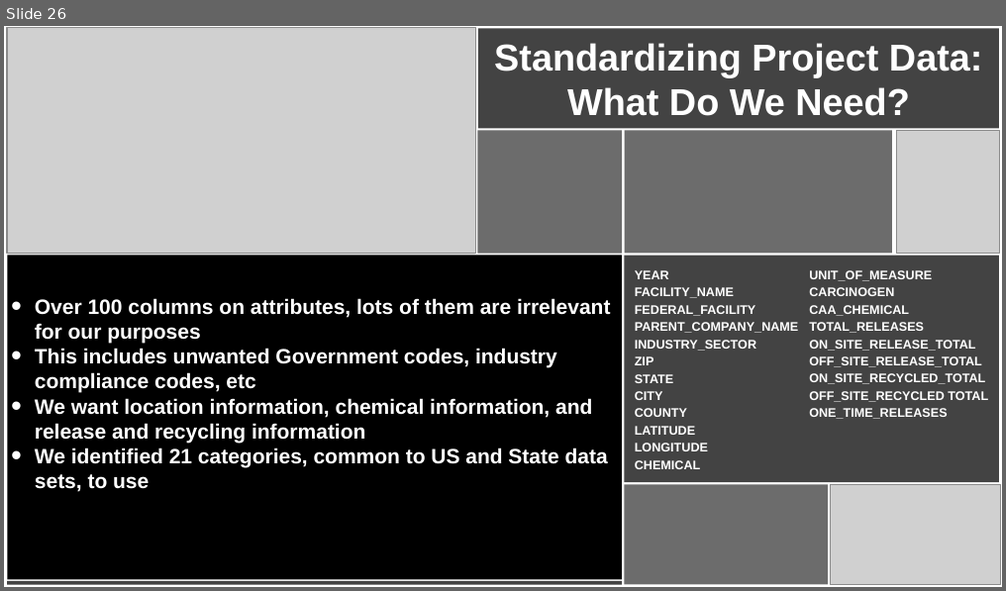
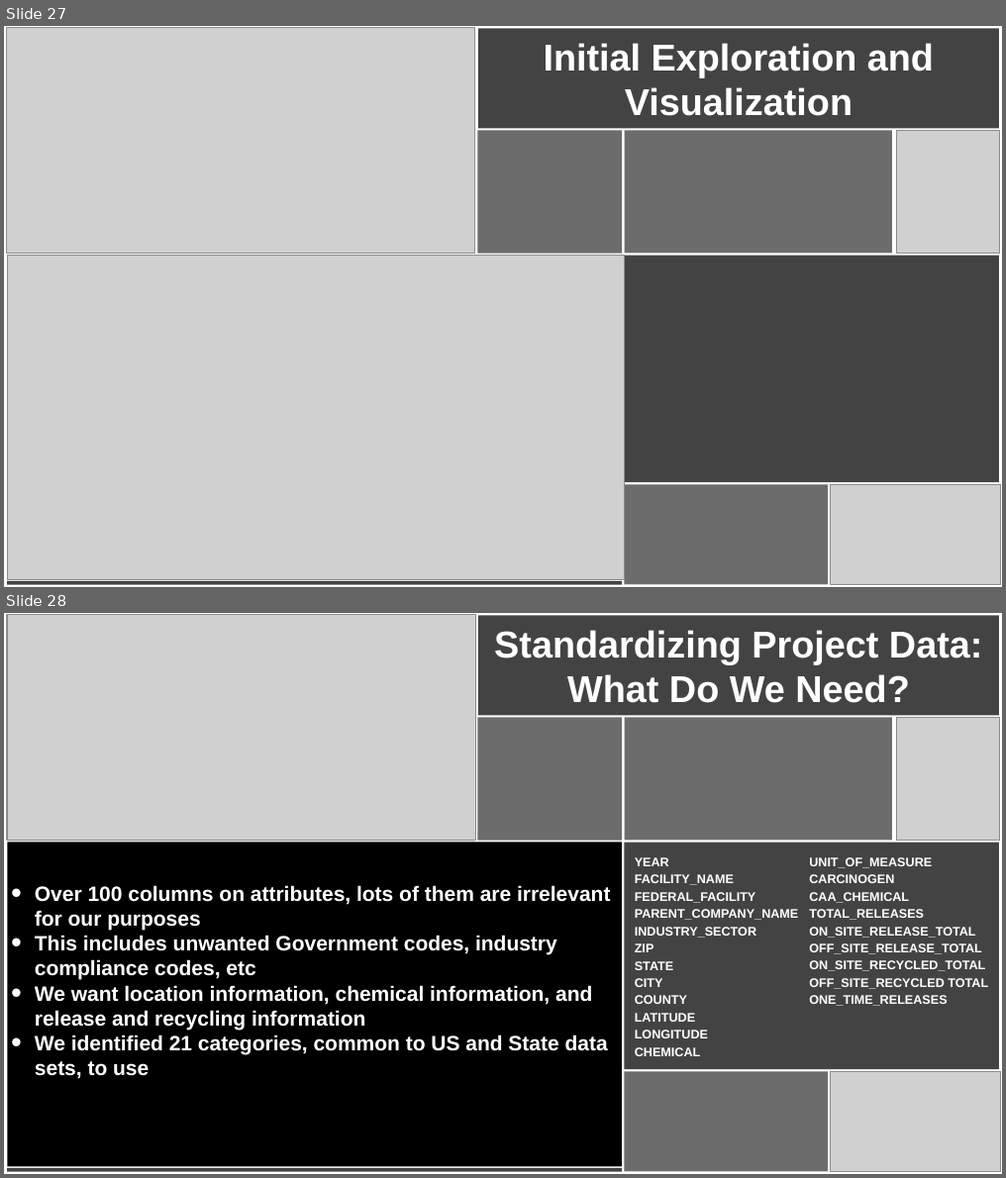
Before and after one commit to UNCG-CSE/Toxic-Crusaders, a slide deck: jacob/presentation/pres_two/CSC495_Toxic_Crusaders_Presentation.pptx. Shown one above the other, each under a label of ours: slide 26 before the commit, slides 27 and 28 after it. The pictures are 1006x591 and 1006x1178 pixels, drawn with LibreOffice and Linux fonts; fonts in the diff are those of the drawing; grey boxes stand for pictures. Boxes give left, top, right and bottom in pixels: in the first picture for what was removed or moved away, otherwise in the second. Text is boxed around its words. In the diff, an @@ line names an element or a change of style, - is before the commit and + after.

```diff
--- a/jacob/presentation/pres_two/CSC495_Toxic_Crusaders_Presentation.pptx
+++ b/jacob/presentation/pres_two/CSC495_Toxic_Crusaders_Presentation.pptx
@@ slide 27 added at bbox=[4, 26, 1002, 587], background #FFFFFF @@
@@ picture added at bbox=[7, 28, 475, 254] @@
@@ rectangle added at bbox=[478, 28, 999, 128], fill #434343 @@
@@ text added at bbox=[544, 43, 934, 116], 27 pt, text #FFFFFF, bold @@
+Initial Exploration and Visualization
@@ rectangle added at bbox=[478, 130, 623, 253], fill #6C6C6C @@
@@ rectangle added at bbox=[625, 131, 892, 254], fill #6C6C6C @@
@@ picture added at bbox=[896, 131, 999, 254] @@
@@ rectangle added at bbox=[7, 256, 622, 579], fill #000000 @@
@@ picture added at bbox=[7, 256, 624, 579] @@
@@ rectangle added at bbox=[624, 256, 999, 483], fill #434343 @@
@@ rectangle added at bbox=[625, 485, 829, 584], fill #6C6C6C @@
@@ picture added at bbox=[831, 485, 1001, 584] @@
@@ rectangle added at bbox=[7, 581, 622, 585], fill #434343 @@
@@ what was slide 26 is now slide 28 @@
```
Also in this commit, not shown: 1 other slide added, 1 other file.
